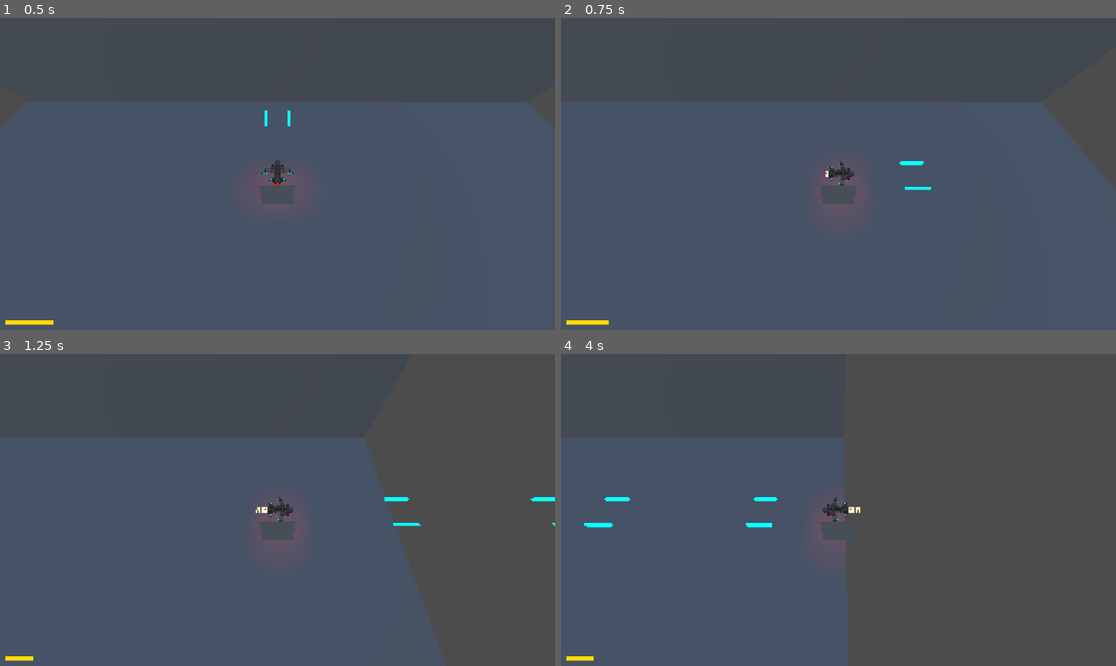
Above: before the commit, frames 1-4 (two rows, left to right).
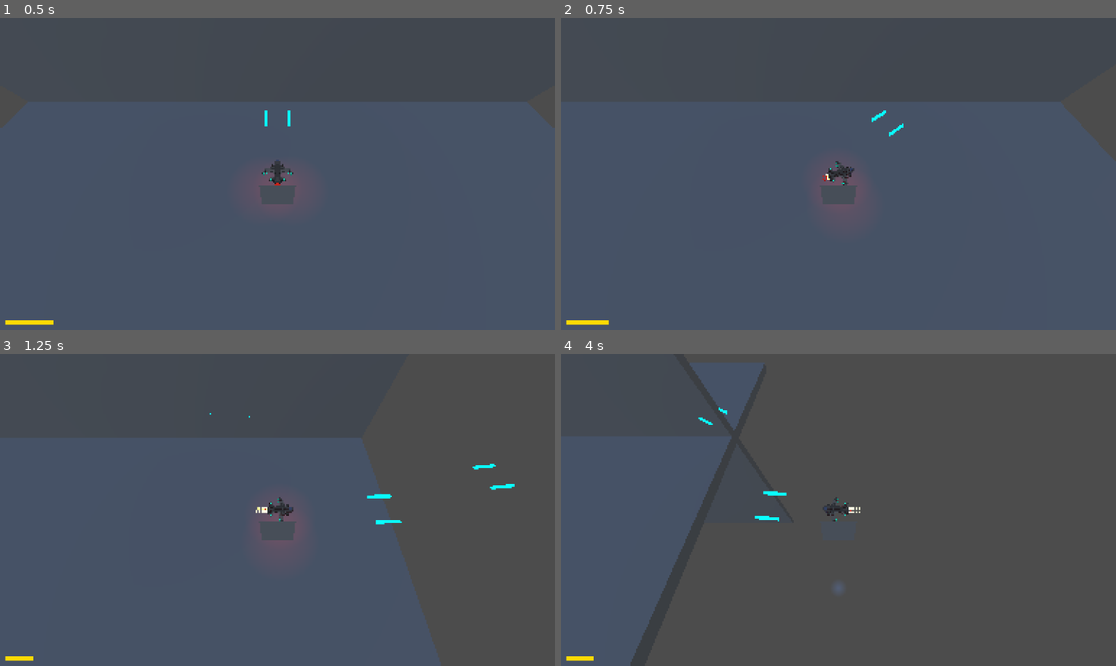
Above: after the commit, the same moments.

Repository: EvergreenSpock/Space-Survivors
Game: Godot game, scene res://Scenes/main_scene.tscn
Same seed, same stepped clock (60 frames per second), same inputs: the game is played once before the commit and once after it. A sky picture missing from this copy of the repository is replaced by a grey-blue gradient.
Inputs (mouse positions are in pixels of both pictures, inside the frame that each line leads up to):
- Up to frame 1 (0.5 s): no input
- Up to frame 2 (0.75 s): tap Enter at 0.5 s; move the mouse to (960, 158) at 0.52 s; hold Right (move_right) from 0.53 s (still down); hold Shift (boost) from 0.53 s (still down)
- Up to frame 3 (1.25 s): keep holding Right (move_right); keep holding Shift (boost)
- Up to frame 4 (4 s): move the mouse to (727, 525) at 1.27 s; release Right (move_right) at 1.28 s; release Shift (boost) at 1.28 s; hold S (move_back) 1.28-2.03 s; tap Shift (boost) at 1.35, 2.85 s; move the mouse to (894, 441) at 2.02 s; hold Right (move_right) 2.03-2.78 s; hold Shift (boost) 2.03-2.78 s; click (894, 441) at 2.1 s; move the mouse to (810, 572) at 2.77 s; hold W (move_forward) 2.78-3.53 s; move the mouse to (1005, 556) at 3.52 s; hold Left (move_left) from 3.53 s (still down); hold Shift (boost) from 3.53 s (still down)

Frame 1 is identical in both runs. In frame 2, 1.2% of the frame differs, in the area x 47-100%, y 26-56%; in frame 3, 0.7%; in frame 4, 20%, in the area x 4-54%, y 17-100%.

Commit message:
added smoother player rotation
added interia to the rotation and tracking it's look direction

Diff:
--- a/Scenes/player.gd
+++ b/Scenes/player.gd
@@ -1,9 +1,9 @@
 extends CharacterBody3D
 
 # Default stats/settings (could export these and allow them to be changed with upgrades)
-var default_speed := 14
-var boosted_speed := 28
-var rotation_speed := 12
+var default_speed := 20
+var boosted_speed := 36
+var rotation_speed := 8
 var max_fuel = 100
 
 # How fast the player moves in meters per second.
@@ -93,7 +93,11 @@
 
 	if direction != Vector3.ZERO:
 		direction = direction.normalized()
-		$Pivot.basis = Basis.looking_at(direction)
+		var current_basis = $Pivot.global_transform.basis
+		var target_basis = Basis().looking_at(direction, Vector3.UP)
+		$Pivot.global_transform.basis = current_basis.slerp(target_basis, rotation_speed * _delta)
+
+
 
 	# Ground Velocity
 	target_velocity.x = direction.x * speed
@@ -104,7 +108,8 @@
 		#target_velocity.y = target_velocity.y
 
 	# Moving the Character
-	velocity = target_velocity
+	# Smoothly interpolate current velocity toward target
+	velocity = velocity.lerp(target_velocity, 0.1)
 	move_and_slide()
 
 
